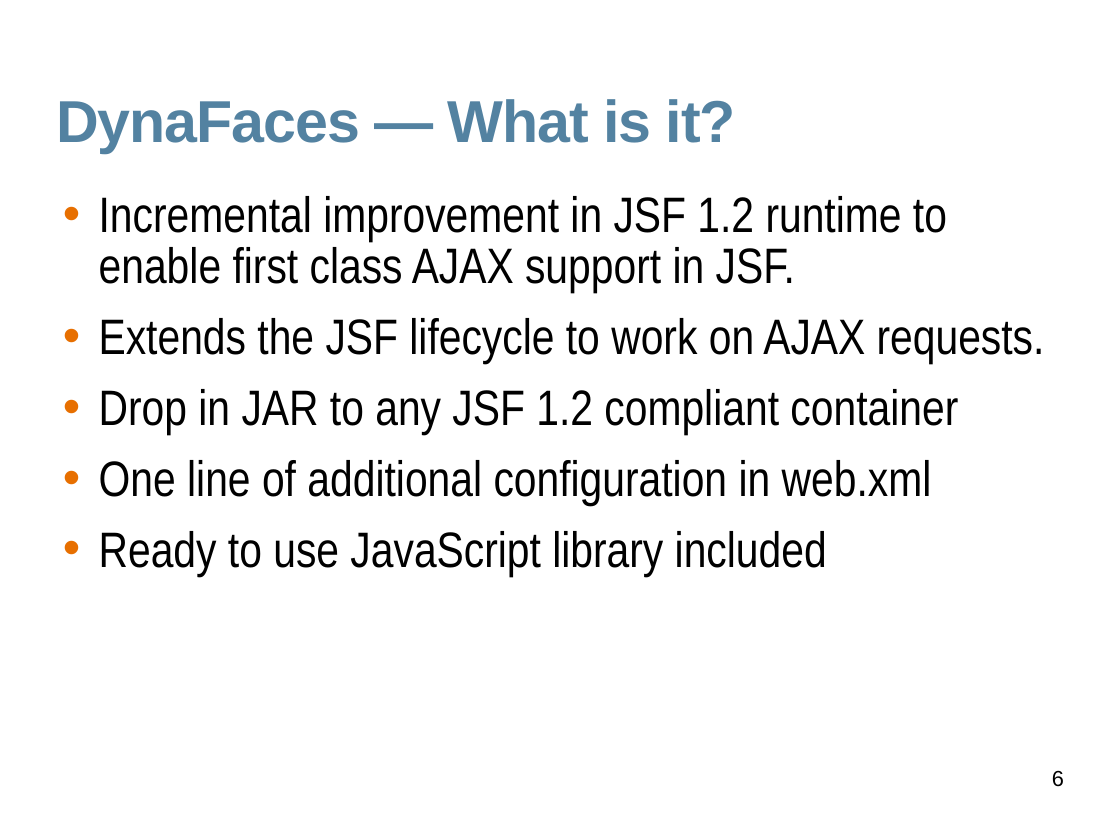
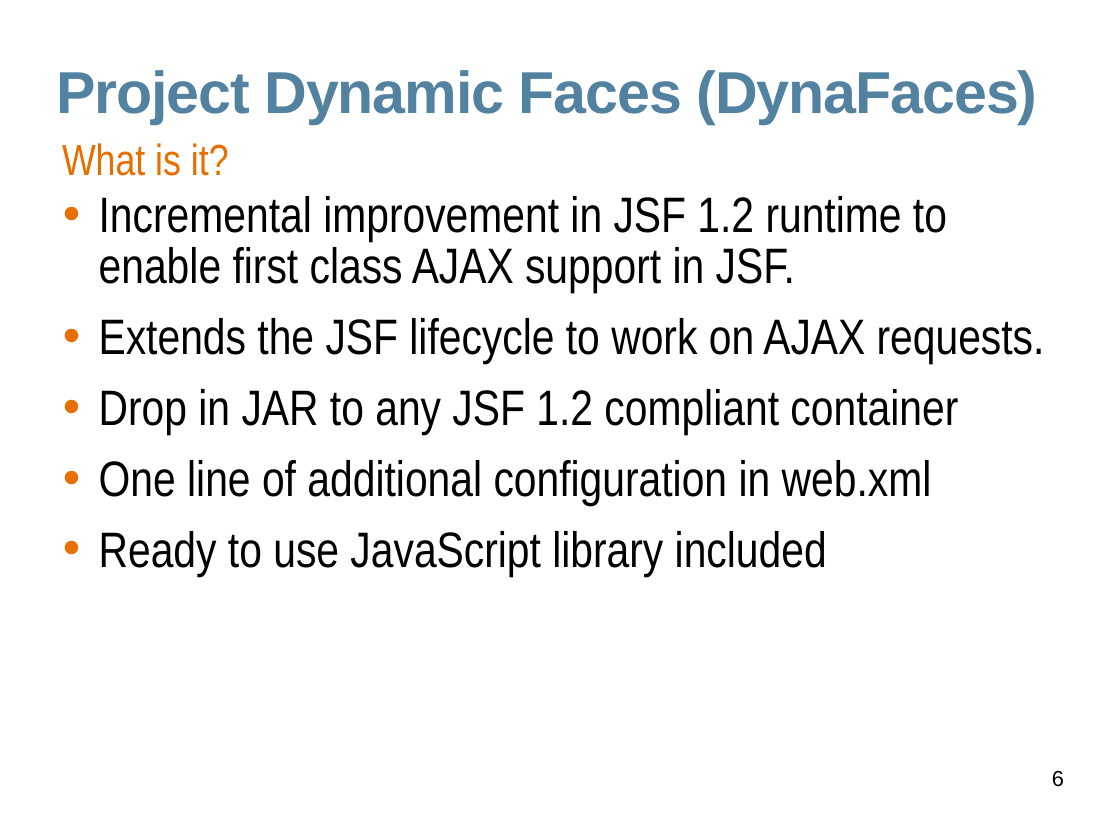
Before and after one commit to javaee/javaserverfaces-extensions, a slide deck: slide 6 of www/slides/dynafaces-intro.odp. Drawn at 1120x840 pixels with LibreOffice and Linux fonts; fonts in the diff are those of the drawing; background and template pictures are left out. Boxes give left, top, right and bottom in pixels: in the first picture for what was removed or moved away, otherwise in the second. Text is boxed around its words. In the diff, an @@ line names an element or a change of style, - is before the commit and + after.

Commit message:
update

```diff
--- a/www/slides/dynafaces-intro.odp
+++ b/www/slides/dynafaces-intro.odp
@@ title at (x1=56, y1=70, x2=1038, y2=124): text changed @@
-DynaFaces — What is it?
+Project Dynamic Faces (DynaFaces)
@@ text added at (x1=62, y1=143, x2=229, y2=176), 28 pt, text #E76F00 @@
+What is it?
```
